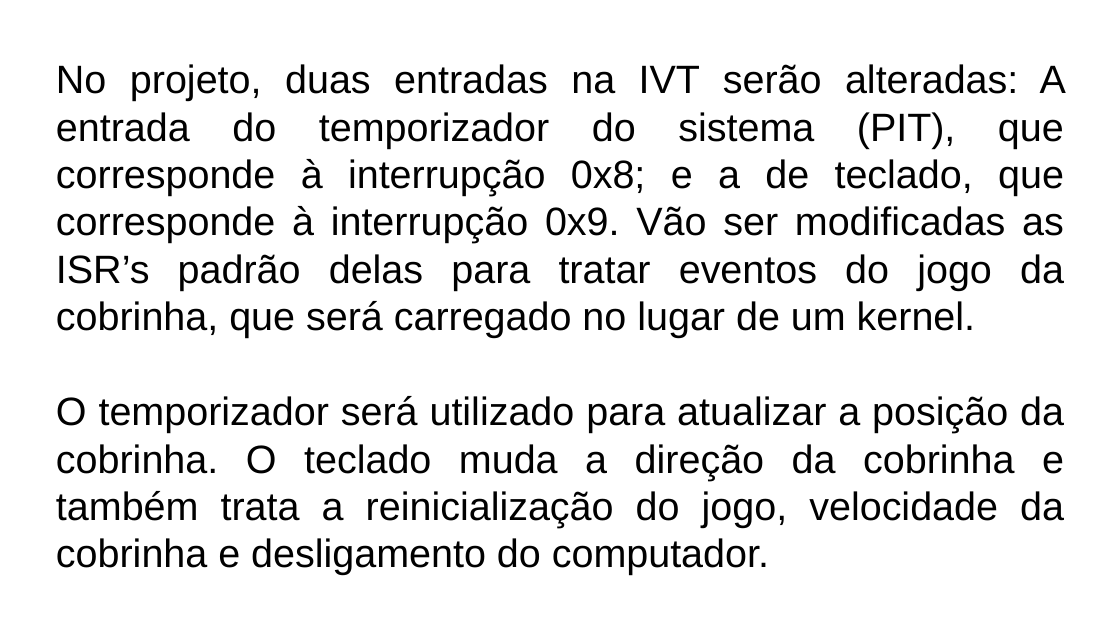
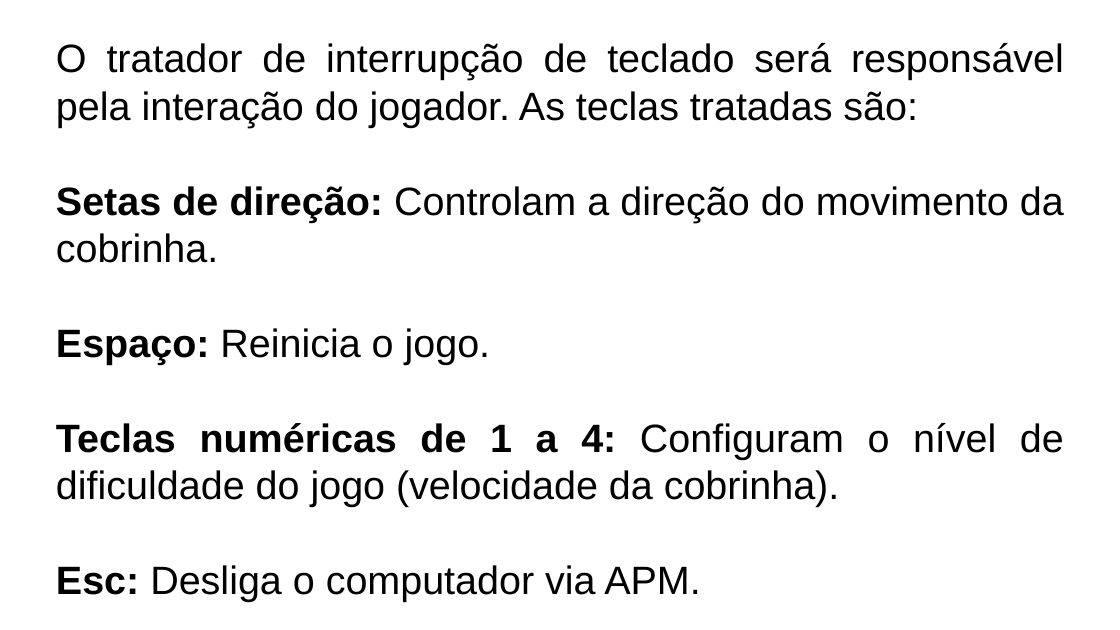
Before and after one commit to LeandroApAlmeida/Bootloader, a slide deck: slide 23 of doc/Fakenix.odp (slide 26 before the commit). Drawn at 1120x630 pixels with LibreOffice and Linux fonts; fonts in the diff are those of the drawing. Boxes give left, top, right and bottom in pixels: in the first picture for what was removed or moved away, otherwise in the second. Text is boxed around its words. In the diff, an @@ line names an element or a change of style, - is before the commit and + after.

```diff
--- a/doc/Fakenix.odp
+++ b/doc/Fakenix.odp
@@ text at bbox=[56, 43, 1064, 602]: text changed @@
-No projeto, duas entradas na IVT serão alteradas: A entrada do temporizador do sistema (PIT), que corresponde à interrupção 0x8; e a de teclado, que corresponde à interrupção 0x9. Vão ser modificadas as ISR’s padrão delas para tratar eventos do jogo da cobrinha, que será carregado no lugar de um kernel.
-O temporizador será utilizado para atualizar a posição da cobrinha. O teclado muda a direção da cobrinha e também trata a reinicialização do jogo, velocidade da cobrinha e desligamento do computador.
+O tratador de interrupção de teclado será responsável pela interação do jogador. As teclas tratadas são:
+Setas de direção: Controlam a direção do movimento da cobrinha.
+Espaço: Reinicia o jogo.
+Teclas numéricas de 1 a 4: Configuram o nível de dificuldade do jogo (velocidade da cobrinha).
+Esc: Desliga o computador via APM.
```
Also in this commit, not shown: 26 other slides changed, 5 slides added, 7 slides removed, 2 other files.
